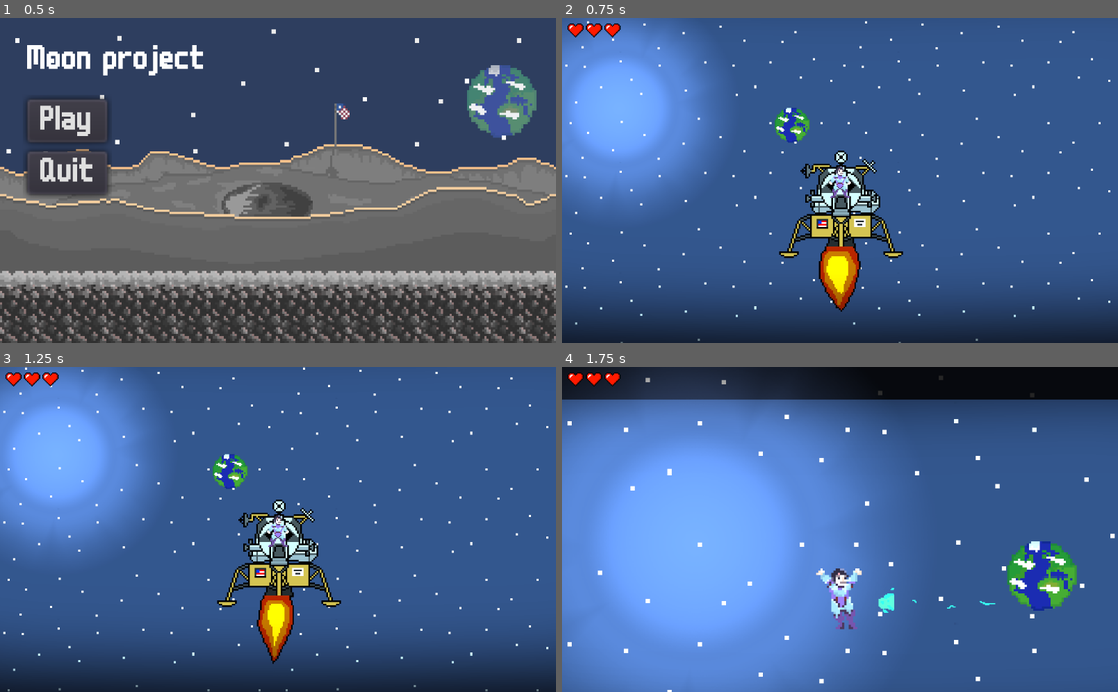
Above: before the commit, frames 1-4 (two rows, left to right).
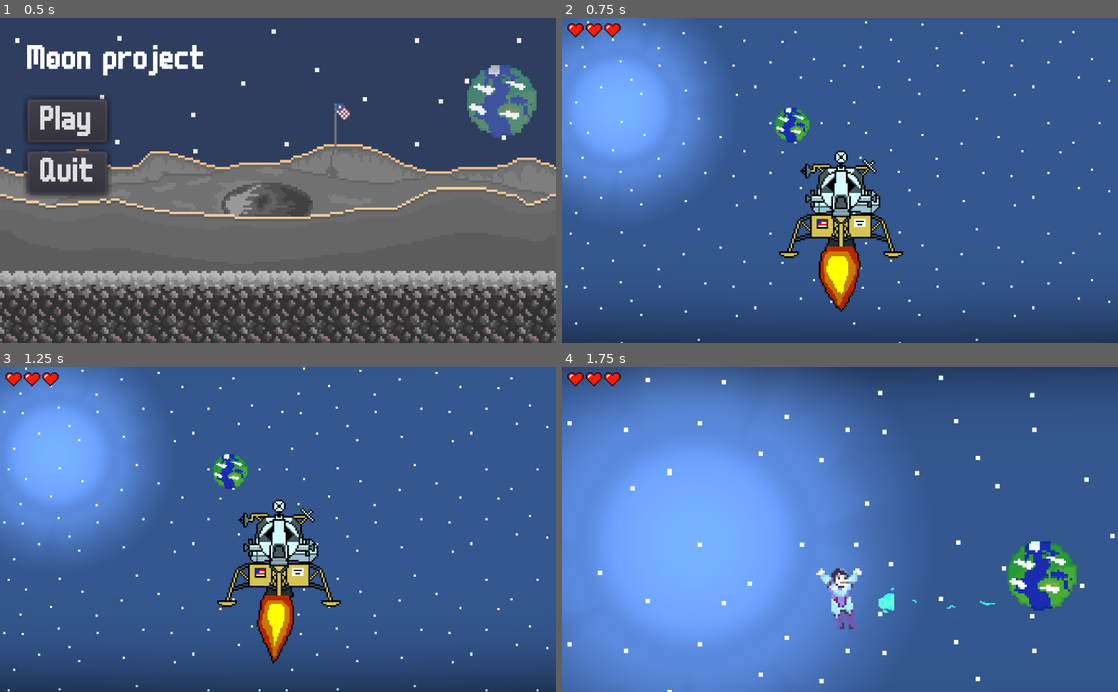
Above: after the commit, the same moments.

Repository: kukosek/mission-sacriffice
Game: Godot game, scene res://Scenes/gui/MainMenu.tscn
The game is run twice, just before and just after one commit, with the same random seed, the same clock (stepped at 60 frames per second) and the same inputs. Sound files missing from this copy of the repository are replaced by a short silence.
Inputs (mouse positions are in pixels of both pictures, inside the frame that each line leads up to):
- Up to frame 1 (0.5 s): no input
- Up to frame 2 (0.75 s): click "Play" at 0.5 s
- Up to frame 3 (1.25 s): no input
- Up to frame 4 (1.75 s): tap Enter (ui_accept) at 1.25 s; move the mouse to (962, 513) at 1.27 s; hold Right (ui_right) from 1.28 s (still down); hold Enter (ui_accept) from 1.28 s (still down); click (962, 513) at 1.42 s

Frame 1 is identical in both runs. In frame 2, 8.8% of the frame differs, in the area x 0-100%, y 45-100%; in frame 3, 8.8%; in frame 4, 12%, in the area x 0-100%, y 0-14%.

Commit message:
Press enter to exit lender message

Diff:
--- a/Scenes/gui/HUD.tscn
+++ b/Scenes/gui/HUD.tscn
@@ -6,6 +6,7 @@
 [ext_resource path="res://Scenes/gui/dark_pixel.png" type="Texture" id=4]
 [ext_resource path="res://Scenes/gui/PauseScreen.gd" type="Script" id=5]
 [ext_resource path="res://Scenes/gui/HUD.gd" type="Script" id=6]
+[ext_resource path="res://Scenes/gui/HintContainer.gd" type="Script" id=7]
 
 [node name="HUD" type="CanvasLayer"]
 pause_mode = 2
@@ -142,6 +143,19 @@
 z_index = -1
 texture = ExtResource( 4 )
 centered = false
+
+[node name="Hint" type="Label" parent="."]
+margin_left = 5.74011
+margin_right = 258.74
+margin_bottom = 156.0
+rect_scale = Vector2( 2, 2 )
+custom_fonts/font = ExtResource( 2 )
+align = 1
+valign = 2
+script = ExtResource( 7 )
+__meta__ = {
+"_edit_use_anchors_": false
+}
 [connection signal="pressed" from="DeathScreen/VBoxContainer/HBoxContainer/Restart" to="DeathScreen" method="_on_Restart_pressed"]
 [connection signal="pressed" from="DeathScreen/VBoxContainer/HBoxContainer/Quit" to="DeathScreen" method="_on_Quit_pressed"]
 [connection signal="pressed" from="PauseScreen/VBoxContainer/HBoxContainer/Resume" to="PauseScreen" method="_on_Resume_pressed"]
--- /dev/null
+++ b/Scenes/gui/HintContainer.gd
@@ -0,0 +1,18 @@
+extends Label
+
+
+
+# Called when the node enters the scene tree for the first time.
+func _ready():
+	pass # Replace with function body.
+
+
+
+var last_screen_size = Vector2.ZERO
+func _process(_delta):
+	if visible:
+		var screen_size = get_viewport_rect().size
+		if screen_size != last_screen_size:
+			rect_size = screen_size / rect_scale
+			rect_size.y -= screen_size.y/15
+			last_screen_size = screen_size
--- a/Scenes/gui/PauseScreen.gd
+++ b/Scenes/gui/PauseScreen.gd
@@ -3,9 +3,11 @@
 func toggle_pause():
 	get_tree().paused = !get_tree().paused
 	visible = !visible
-var last_screen_size = Vector2.ZERO
+
 
 onready var darkening_sprite = $DarkeningSprite
+
+var last_screen_size = Vector2.ZERO
 func _process(_delta):
 
 	if visible:
--- a/Scenes/moon1/LunarLander.gd
+++ b/Scenes/moon1/LunarLander.gd
@@ -6,14 +6,18 @@
 var player_in_lander = true
 
 var player
+var hint
 var camera
 
 onready var fire_sprite = $FireSprite
+var landed = false
 
 func _ready():
 	velocity.y = 2000
 	player = get_parent().get_node("Player/Player")
+	hint = player.get_node("HUD/Hint")
 	player.in_lander = true
+	player.visible = false
 	camera = player.get_node("Camera2D")
 func _physics_process(delta):
 
@@ -22,15 +26,19 @@
 		if velocity.y > 200 and position.y < 5000:
 			velocity.y -= gravity * delta * 2.7
 		fire_sprite.play("land")
+	if velocity.y == 0 and not landed:
+		landed = true
+		hint.text = "press enter to exit"
 	if player_in_lander:
 		player.position = position
 		player.position.y -= 100
 		if Input.is_action_pressed('ui_accept'):
 			player.in_lander = false
 			player_in_lander = false
+			player.visible = true
 			camera.reset_offset()
 			camera.target_zoom = Vector2(1.0, 1.0)
-
+			hint.text = ""
 
 func _on_FireSprite_animation_finished():
 	if fire_sprite.animation == "land":
--- a/Scenes/moon1/Sunlight.gd
+++ b/Scenes/moon1/Sunlight.gd
@@ -20,7 +20,7 @@
 func _process(_delta):
 	var screen_size = get_viewport_rect().size * get_parent().get_node("Player/Player/Camera2D").zoom
 	if screen_size != last_screen_size:
-		var light_size = screen_size*1.2
+		var light_size = screen_size*1.4
 		scale = light_size/texture_size
 		base_position_y = (tilemap_top_y-light_size.y) + light_size.y / 2
 	var playerpos = get_parent().get_node("Player/Player").position
--- a/Scenes/moon1/moon.tscn
+++ b/Scenes/moon1/moon.tscn
@@ -280,7 +280,7 @@
 scale = Vector2( 4, 4 )
 frames = SubResource( 12 )
 animation = "New Anim"
-frame = 6
+frame = 8
 playing = true
 offset = Vector2( 3.5166, 0.568039 )
 
Not shown: 1 places in Scenes/gui/HUD.tscn that only renumber resources
